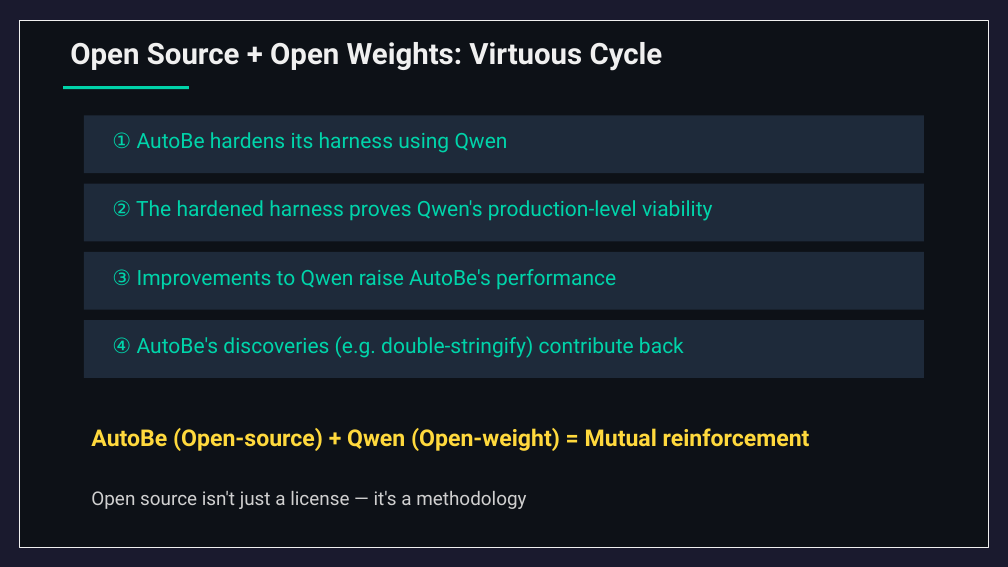
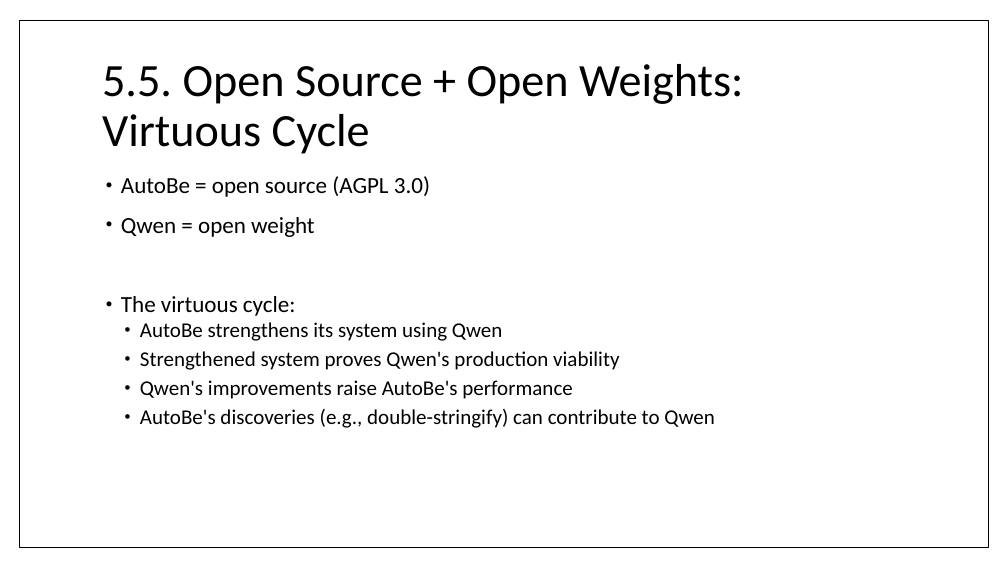
Before and after one commit to wrtnlabs/autobe, a slide deck: slide 61 of website/public/seminars/20260326-qwen-meetup-korea.pptx (slide 55 before the commit). Drawn at 1008x567 pixels with LibreOffice and Linux fonts; fonts in the diff are those of the drawing. Boxes give left, top, right and bottom in pixels: in the first picture for what was removed or moved away, otherwise in the second. Text is boxed around its words. In the diff, an @@ line names an element or a change of style, - is before the commit and + after.

```diff
--- a/website/public/seminars/20260326-qwen-meetup-korea.pptx
+++ b/website/public/seminars/20260326-qwen-meetup-korea.pptx
@@ background #1A1A2E to #FFFFFF @@
@@ rectangle at <box>19,20,988,547</box>: fill #0D1117 to #FFFFFF; outline #F0F0F0 1 pt to #000000 1 pt @@
@@ title "5.5. Open Source + Open ..." at <box>102,64,743,154</box>: vertical alignment top to middle @@
@@ rectangle removed at <box>63,86,189,89</box> @@
@@ title at <box>102,64,743,154</box>: text changed; size 28 to 44 pt; font Roboto to Calibri; text colour #F0F0F0 to #000000; bold off @@
-Open Source + Open Weights: Virtuous Cycle
+5.5. Open Source + Open Weights: Virtuous Cycle
@@ rectangle removed at <box>84,116,924,173</box> @@
@@ text removed at <box>112,132,508,153</box> @@
-① AutoBe hardens its harness using Qwen
@@ text added at <box>121,176,715,428</box>, 20 pt, text #000000 @@
+• AutoBe = open source (AGPL 3.0)
+• Qwen = open weight
+• The virtuous cycle:
+  • AutoBe strengthens its system using Qwen
+  • Strengthened system proves Qwen's production viability
+  • Qwen's improvements raise AutoBe's performance
+  • AutoBe's discoveries (e.g., double-stringify) can contribute to Qwen
@@ rectangle removed at <box>84,184,924,241</box> @@
@@ text removed at <box>112,200,713,221</box> @@
-② The hardened harness proves Qwen's production-level viability
@@ rectangle removed at <box>84,252,924,309</box> @@
@@ text removed at <box>112,269,616,290</box> @@
-③ Improvements to Qwen raise AutoBe's performance
@@ rectangle removed at <box>84,321,924,378</box> @@
@@ text removed at <box>112,336,684,358</box> @@
-④ AutoBe's discoveries (e.g. double-stringify) contribute back
@@ text removed at <box>91,428,810,451</box> @@
-AutoBe (Open-source) + Qwen (Open-weight) = Mutual reinforcement
@@ text removed at <box>91,491,526,509</box> @@
-Open source isn't just a license — it's a methodology
```
Also in this commit, not shown: 31 other slides changed, 33 slides added, 28 slides removed, 1 other file.
